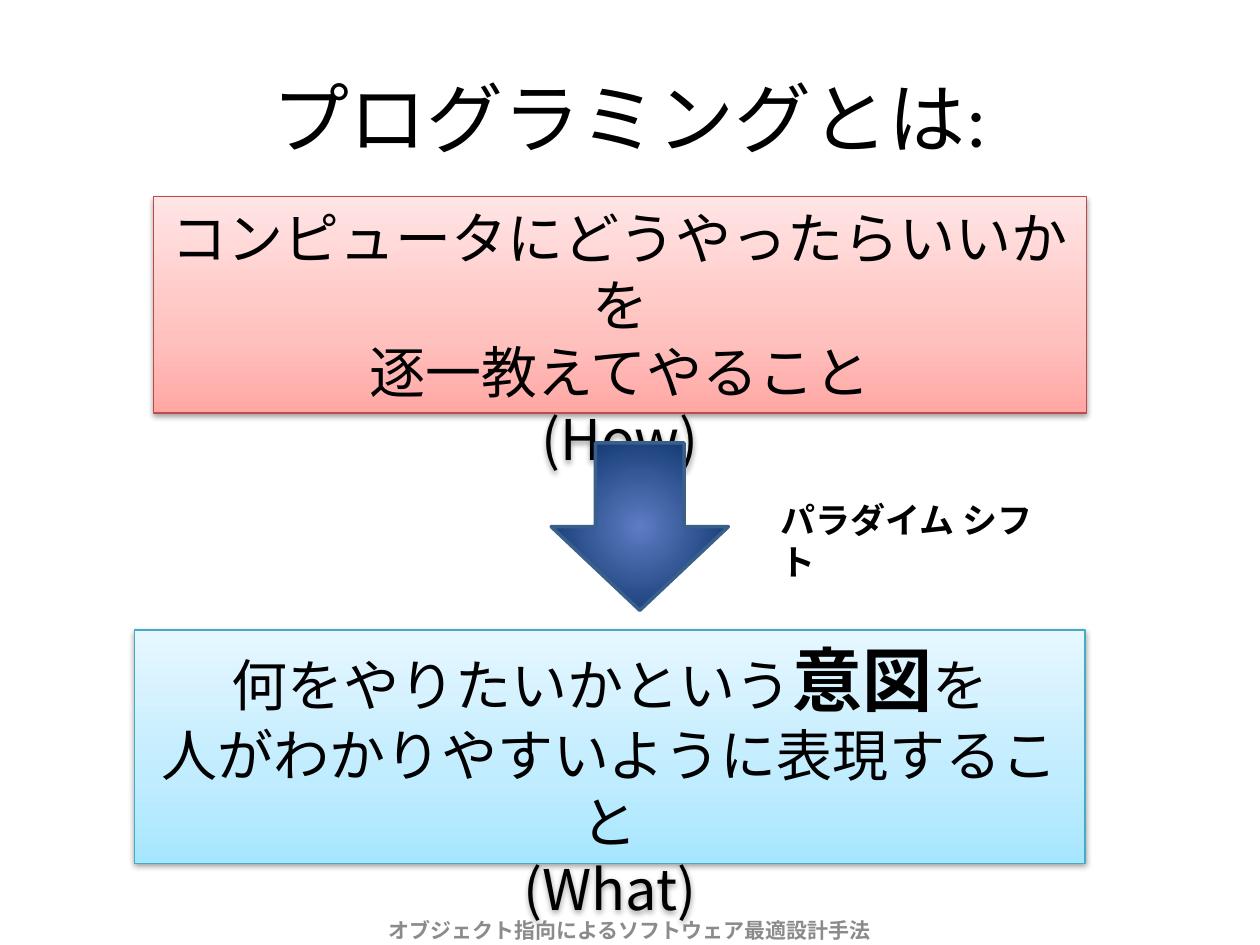
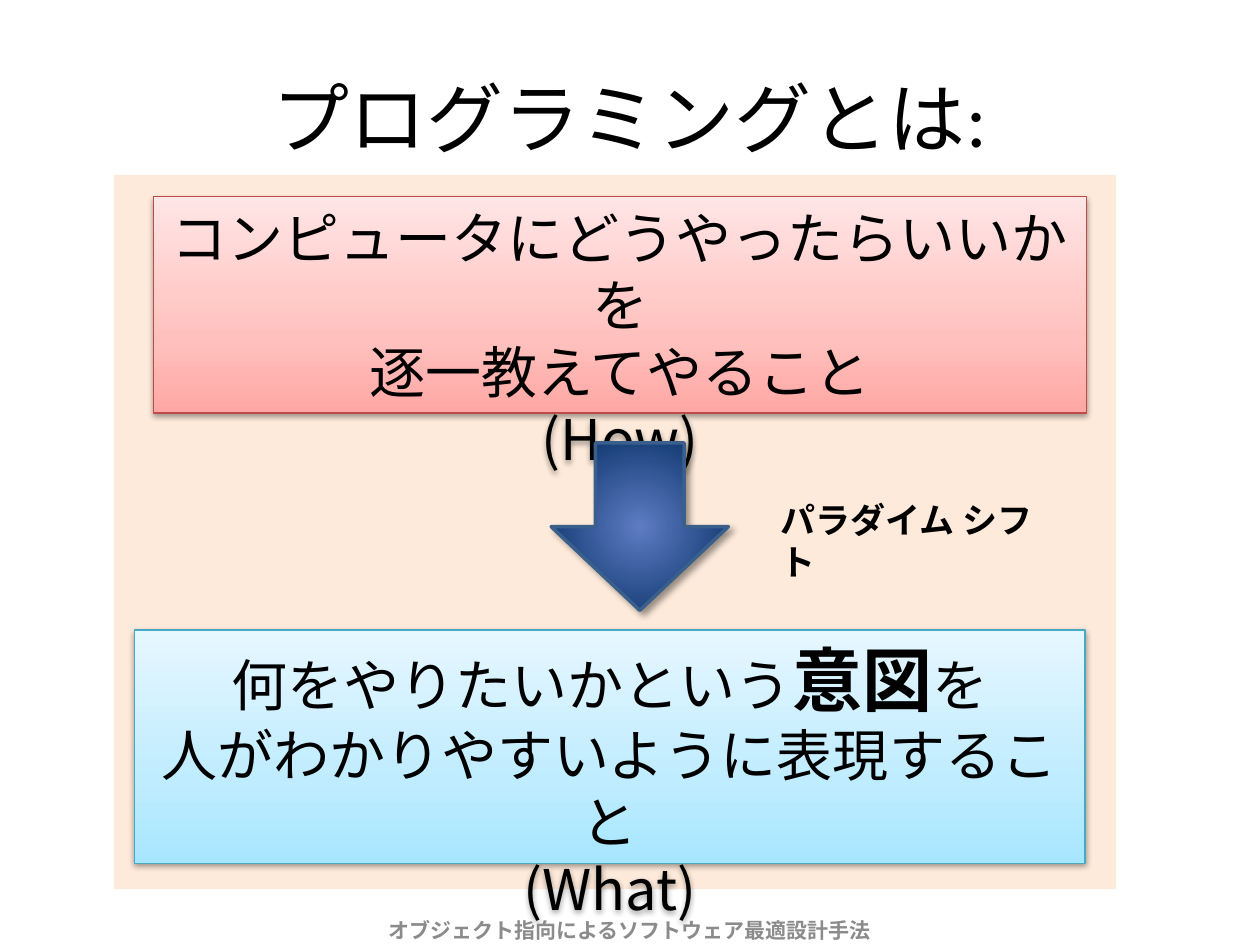
Before and after one commit to Fujiwo/Shos.ProgrammingBestPracticesAndPrinciples, a slide deck: slide 12 of 参考資料/元資料/オブジェクト指向によるソフトウェア最適設計手法 名前編.pptx. Drawn at 1260x945 pixels with LibreOffice and Linux fonts; fonts in the diff are those of the drawing. Boxes give left, top, right and bottom in pixels: in the first picture for what was removed or moved away, otherwise in the second. Text is boxed around its words. In the diff, an @@ line names an element or a change of style, - is before the commit and + after.

```diff
--- a/参考資料/元資料/オブジェクト指向によるソフトウェア最適設計手法 名前編.pptx
+++ b/参考資料/元資料/オブジェクト指向によるソフトウェア最適設計手法 名前編.pptx
@@ rectangle added at (115, 175, 1116, 890), fill #FDEADA @@
@@ down arrow at (551, 444, 728, 611): shadow on @@
```
Also in this commit, not shown: 5 other slides changed, 8 other files.
